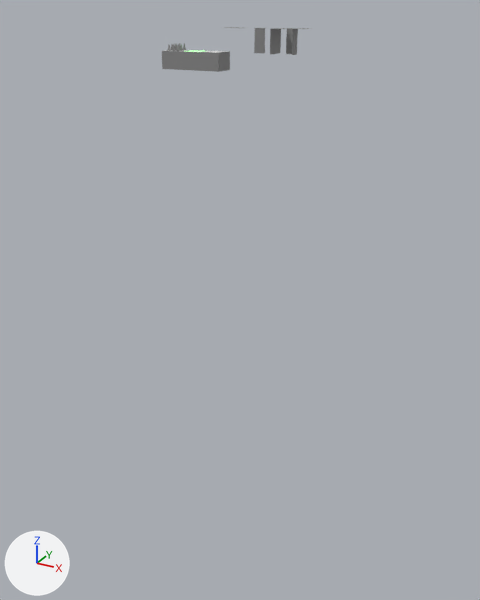
An edit to the glTF model tiles/tiles.glb, drawn before and after from the same camera.
Rendered twice from a 50 mm lens placed at (16.7, -27.6, 1.8), pointed at (1.2, 0.5, -12.2). The lights are fixed; the arrows at lower left show +X, +Y and +Z. Vertices at the same position are counted once.

Objects in the first picture: 'Tile-floor', 'Tile-goal', 'Tile-spikes'.
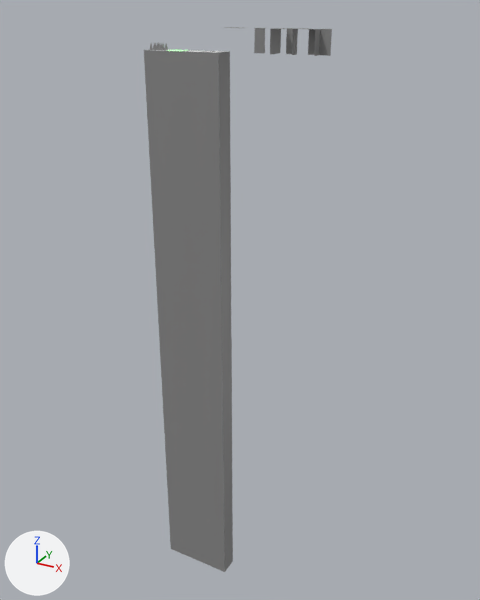
Where the change shows, as pixel boxes [x1, y1, x2, y2] in the pictures (480 x 600 px; the box of a moved part takes in the faces that stretch with it):
'Tile-spawn', added: after [199, 51, 233, 572]
    faces in mat_tile_secondary (grey #8a8a8a): [199, 51, 233, 572]
'Tile-floor', reshaped, moved: before [199, 51, 230, 72]; after [180, 50, 211, 566]
'Tile-goal', reshaped, moved (44% wider, 2223% taller): before [180, 50, 204, 71]; after [162, 50, 197, 560]
'Tile-spikes', reshaped, moved (46% wider, 1732% taller): before [162, 43, 189, 70]; after [144, 42, 184, 554]
'Wall-pinch', added: after [308, 29, 332, 56]
part 2 of me_plane_001, moved or reshaped: before [180, 50, 203, 71]; after [162, 50, 197, 560]
part 3 of me_plane_002, moved or reshaped: before [162, 50, 188, 70]; after [144, 50, 184, 554]

Edits to the bpy script that builds the scene:
```text
Change me_plane:
    where me_plane.from_pydata(...)  # 28 vertices, 50 faces; spans x -0.5..0.5, y -0.5..0.5, z -0.784..0.0
    me_plane part 1
    add for i in [*range(24, 28)]: me_plane.vertices[i].co += Vector((0.0, 0.0, -29.216))
    me_plane.vertices[0].co: (0.425, -0.425, 0.0) -> (0.401, -0.401, 0.0)  # pixel (217, 52) -> pixel (198, 51)
    me_plane.vertices[1].co: (0.425, 0.425, 0.0) -> (0.401, 0.401, 0.0)  # pixel (227, 51) -> pixel (207, 50)
    me_plane.vertices[2].co: (-0.425, 0.425, 0.0) -> (-0.401, 0.401, 0.0)  # pixel (211, 50) -> pixel (192, 50)
    me_plane.vertices[3].co: (-0.425, -0.425, 0.0) -> (-0.401, -0.401, 0.0)  # pixel (201, 51) -> pixel (183, 51)
Change me_plane_001:
    where me_plane_001.from_pydata(...)  # 32 vertices, 58 faces; spans x -0.5..0.5, y -0.5..0.5, z -0.784..0.0
    me_plane_001 part 2
    add for i in [*range(28, 32)]: me_plane_001.vertices[i].co += Vector((0.0, 0.0, -29.216))
    me_plane_001.vertices[24].co: (-0.425, 0.425, 0.0) -> (-0.401, 0.401, 0.0)  # pixel (192, 50) -> pixel (174, 49)
    me_plane_001.vertices[25].co: (-0.425, -0.425, 0.0) -> (-0.401, -0.401, 0.0)  # pixel (182, 51) -> pixel (164, 50)
    me_plane_001.vertices[26].co: (0.425, -0.425, 0.0) -> (0.401, -0.401, 0.0)  # pixel (198, 51) -> pixel (179, 51)
    me_plane_001.vertices[27].co: (0.425, 0.425, 0.0) -> (0.401, 0.401, 0.0)  # pixel (208, 50) -> pixel (189, 50)
Change me_plane_002:
    where me_plane_002.from_pydata(...)  # 73 vertices, 86 faces; spans x -0.5..0.5, y -0.5..0.5, z -0.784..0.338
    me_plane_002 part 3
    add for i in [*range(24, 28)]: me_plane_002.vertices[i].co += Vector((0.0, 0.0, -29.216))
    me_plane_002.vertices[0].co: (0.425, -0.425, 0.0) -> (0.401, -0.401, 0.0)  # pixel (179, 51) -> pixel (161, 50)
    me_plane_002.vertices[1].co: (0.425, 0.425, 0.0) -> (0.401, 0.401, 0.0)  # pixel (189, 50) -> pixel (170, 49)
    me_plane_002.vertices[2].co: (-0.425, 0.425, 0.0) -> (-0.401, 0.401, 0.0)
    me_plane_002.vertices[3].co: (-0.425, -0.425, 0.0) -> (-0.401, -0.401, 0.0)  # pixel (163, 50) -> pixel (146, 50)
Add me_cube_000:
    me_cube_000.from_pydata([(0.0, 0.5, 0.0), (0.0, 0.5, -1.0), (0.0, 0.0, -1.0), (0.0, 0.0, 0.0), (0.5, 0.0, -1.0), (0.5, 0.0, 0.0), (0.5, 0.5, 0.0), (0.0, -0.5, 0.0), (0.0, -0.5, -1.0), (-0.5, 0.0, -1.0), (-0.5, 0.0, 0.0), (-0.5, -0.5, 0.0)], [], [(0, 1, 2), (0, 2, 3), (3, 2, 4), (3, 4, 5), (5, 6, 0), (5, 0, 3), (7, 8, 2), (7, 2, 3), (3, 2, 9), (3, 9, 10), (7, 3, 10), (7, 10, 11)])
    me_cube_000.materials.append(mat_tile_secondary)  # grey #8a8a8a
Change ob_tile_floor:
    ob_tile_floor.location: (0.5, -0.51, 0.0) -> (-0.5, -0.51, 0.0)
Change ob_tile_goal:
    ob_tile_goal.location: (-0.5, -0.51, 0.0) -> (-1.5, -0.51, 0.0)
Change ob_tile_spikes:
    ob_tile_spikes.location: (-1.5, -0.51, 0.0) -> (-2.5, -0.51, 0.0)
Add ob_tile_spawn:
    ob_tile_spawn = bpy.data.objects.new('Tile-spawn', me_plane_003)  # 130 vertices, 254 faces; spans x -0.5..0.5, y -0.5..0.5, z -30.0..0.0; in mat_tile_primary (white #e7e7e7), mat_tile_secondary (grey #8a8a8a)
    ob_tile_spawn.location = (0.5, -0.51, 0.0)
Add ob_wall_pinch:
    ob_wall_pinch = bpy.data.objects.new('Wall-pinch', me_cube_000)
    ob_wall_pinch.location = (5.5, -0.51, 1.0)
```
